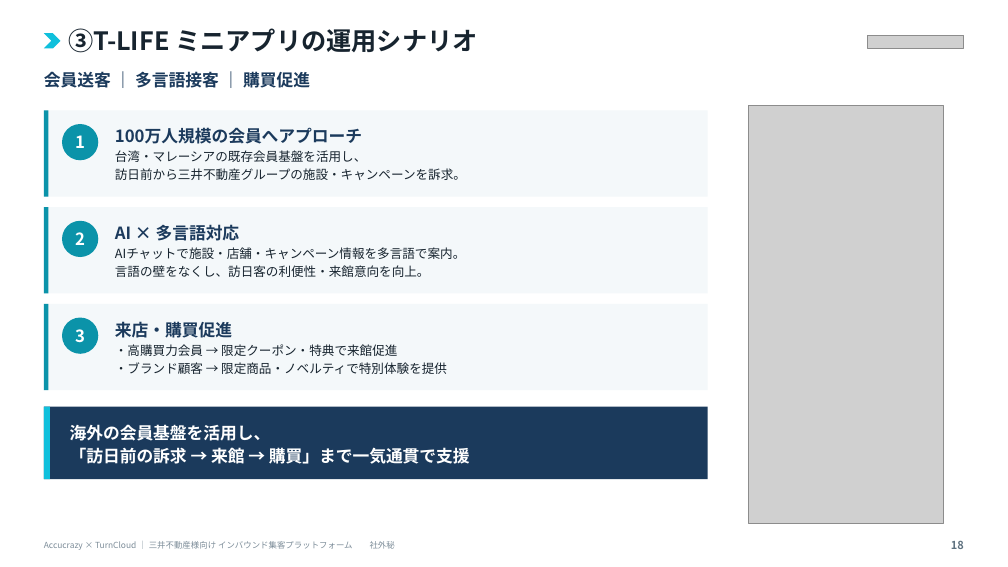
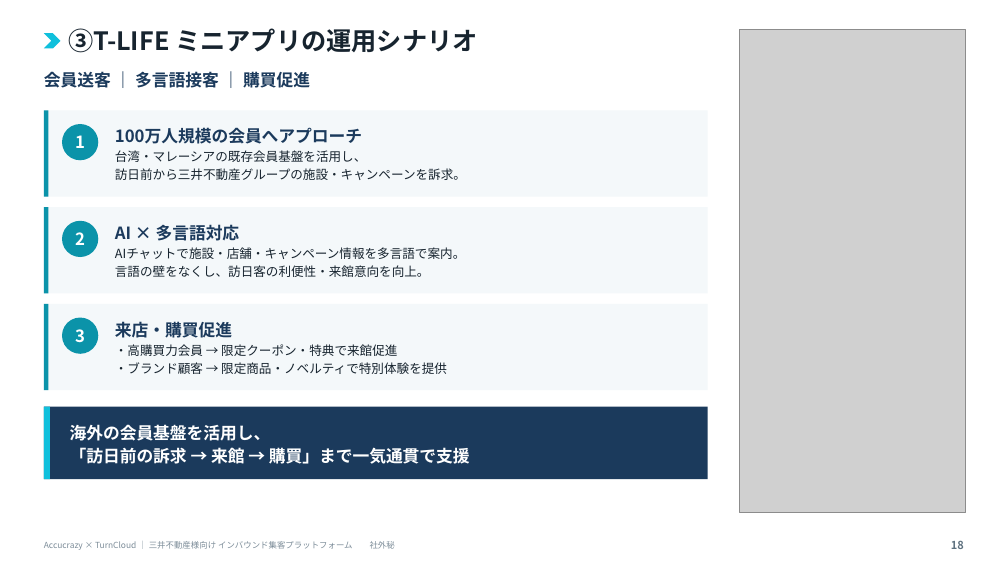
Before and after one commit to shelleychenyi/proposal, a slide deck: slide 18 of 日立/【三井不動産商マネ様】インバウンド集客サービス紹介_20260915_v4.0.pptx. Drawn at 1008x567 pixels with LibreOffice and Linux fonts; fonts in the diff are those of the drawing; grey boxes stand for pictures. Boxes give left, top, right and bottom in pixels: in the first picture for what was removed or moved away, otherwise in the second. Text is boxed around its words. In the diff, an @@ line names an element or a change of style, - is before the commit and + after.

```diff
--- a/日立/【三井不動産商マネ様】インバウンド集客サービス紹介_20260915_v4.0.pptx
+++ b/日立/【三井不動産商マネ様】インバウンド集客サービス紹介_20260915_v4.0.pptx
@@ picture resized from (x1=749, y1=106, x2=944, y2=523) to (x1=740, y1=29, x2=966, y2=513) @@
@@ picture removed at (x1=867, y1=35, x2=964, y2=48) @@
```
Also in this commit, not shown: 2 other slides changed.
